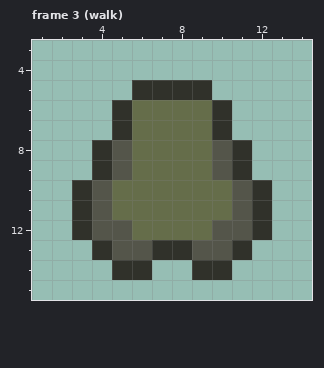
Two versions of one pixel-art file, assets/mob/slime/Slime.aseprite. That is the earlier state.
16x16 pixels, 13 frames. Shown: frame 3 (walk): x 1..14, y 3..15.
Now the later version:
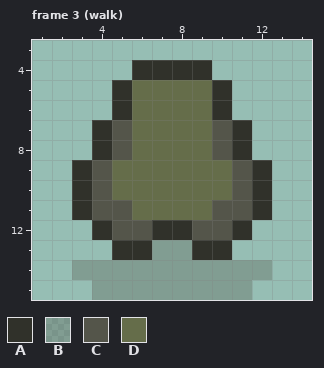
Palette (. is transparent): A #30312a  B #54554a51  C #54554a  D #656d4a
What changed:
Frame 3 (walk):
y 4: x 6..9 .... -> AAAA
y 5: x 5..10 .AAAA. -> ADDDDA
y 7: x 4..5 .A -> AC; x 10..11 A. -> CA
y 9: x 3..5 .AC -> ACD; x 10..12 CA. -> DCA
y 11: x 5 D -> C; x 10 D -> C
y 12: x 3..4 AC -> .A; x 6..9 DDDD -> CAAC; x 11..12 CA -> A.
y 13: x 4..11 ACCAACCA -> .AABBAA.
y 14: x 3..12 ..AA..AA.. -> BBBBBBBBBB
y 15: x 4..11 ........ -> BBBBBBBB
